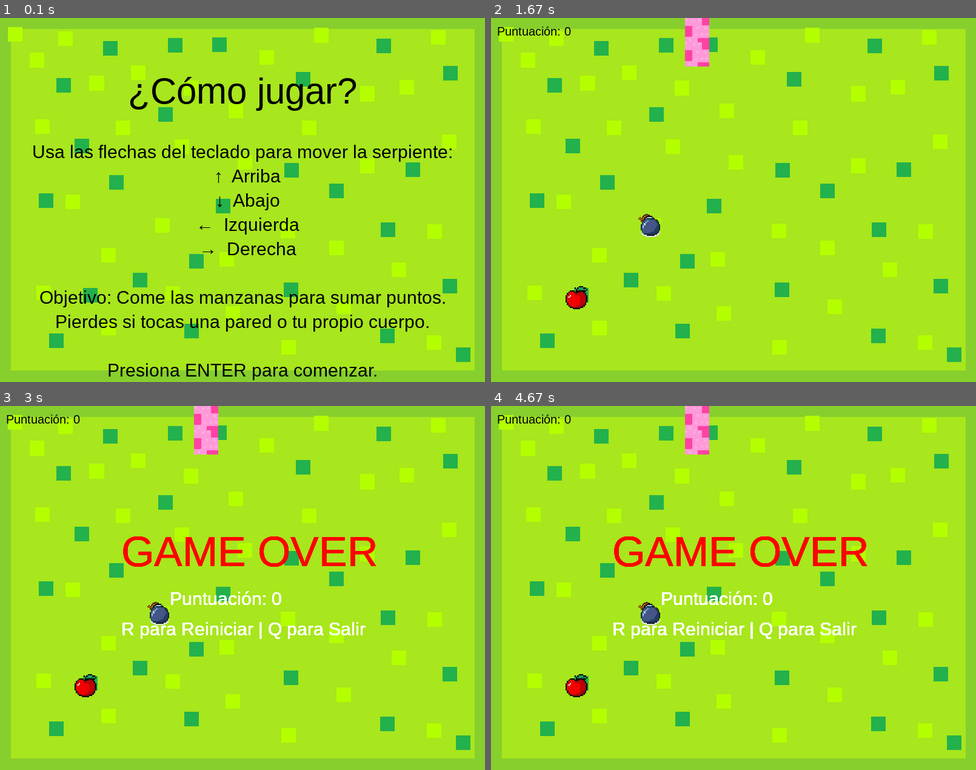
Above: before the commit, frames 1-4 (two rows, left to right).
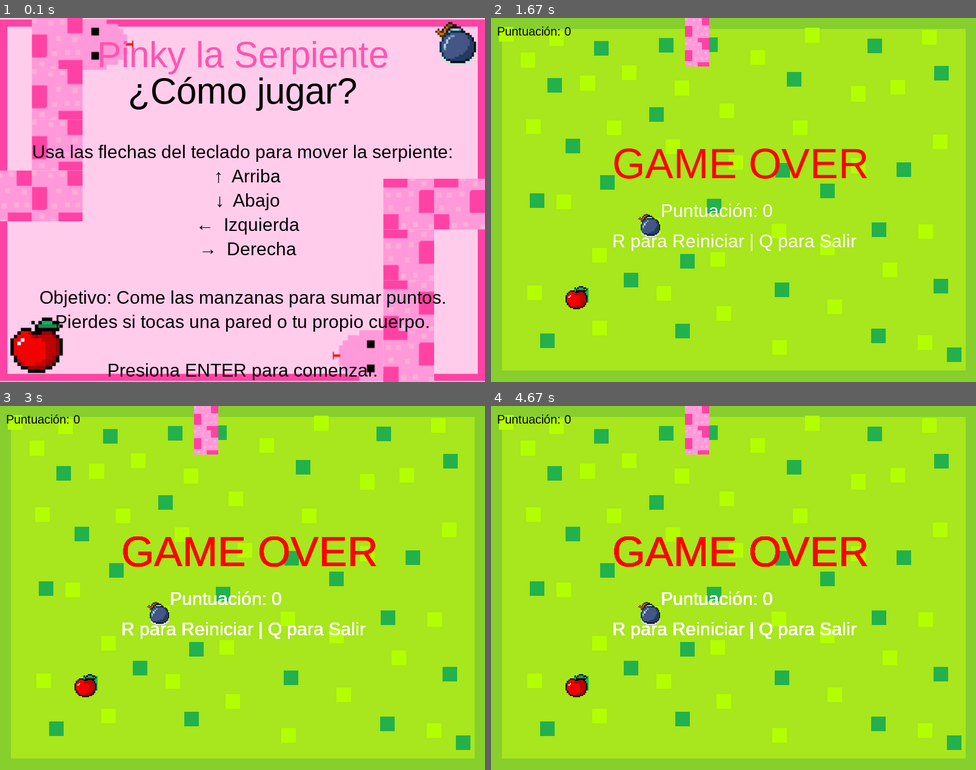
Above: after the commit, the same moments.

Repository: yuriangelperez/Proyecto-pygame-Snike
Game: pygame game, started from main.py
The game is run twice, just before and just after one commit, with the same random seed, the same clock (stepped at 60 frames per second) and the same inputs.
Inputs:
- Up to frame 1 (0.1 s): no input
- Up to frame 2 (1.67 s): tap Enter at 0.33 s; hold Right 0.67-1.13 s; hold Up 1.17-1.63 s
- Up to frame 3 (3 s): no input
- Up to frame 4 (4.67 s): no input

The runs differ from the first frame. In frame 1, 97% of the frame differs, in the area x 0-100%, y 0-100%; in frame 2, 2.4%; in frame 3, less than 0.1%; in frame 4, less than 0.1%.

Commit message:
Se cambia el fondo del inicio del juego

Diff:
--- a/guia.py
+++ b/guia.py
@@ -9,11 +9,12 @@
 BLANCO = (255, 255, 255)
 NEGRO = (0, 0, 0)
 VERDE = (0, 255, 0)
+FUKSIA =  (255, 84, 175)
 
 pantalla = pygame.display.set_mode((ANCHO, ALTURA))
-pygame.display.set_caption("Guía del Juego - Serpiente")
+pygame.display.set_caption("Guía del Juego - Pinky la Serpiente")
 
-fondo = pygame.image.load("data/imagen/fondo.png").convert()
+fondo = pygame.image.load("data/imagen/fondo_start.png").convert()
 fondo = pygame.transform.scale(fondo, (ANCHO, ALTURA))
 
 fuente_titulo = pygame.font.SysFont("Arial", 60)
@@ -36,6 +37,11 @@
                     sys.exit()
 
         pantalla.blit(fondo, (0, 0))
+
+        # Nombre del juego
+        nombre_juego = fuente_titulo.render("Pinky la Serpiente", True, FUKSIA)
+        rect_nombre = nombre_juego.get_rect(center=(ANCHO // 2, 60))
+        pantalla.blit(nombre_juego, rect_nombre)
 
         # Título
         titulo = fuente_titulo.render("¿Cómo jugar?", True, NEGRO)
--- a/main.py
+++ b/main.py
@@ -12,9 +12,9 @@
 #3 eventos ( que se mueva o salte )
 # colision
 
-# ============================
-#   JUEGO DE SERPIENTE
-# ============================
+# =================================
+#   JUEGO DE PINKY LA  SERPIENTE
+# =================================
 
 import pygame
 import sys
@@ -28,7 +28,7 @@
 ANCHO = 800 # ancho de la ventana
 ALTURA = 600 # altura de la ventana
 TAMAÑO_BLOQUE = 40 # tamaño de cada bloque de la serpiente y manzana
-VELOCIDAD_JUEGO = 5 # velocidad del juego (mayor es más rápido)
+VELOCIDAD_JUEGO = 6 # velocidad del juego (mayor es más rápido)
 
 # Colores
 NEGRO = (0, 0, 0)
@@ -38,7 +38,7 @@
 
 # Pantalla
 pantalla = pygame.display.set_mode((ANCHO, ALTURA)) # crear ventana
-pygame.display.set_caption("Juego Clásico - Serpiente") # título de la ventana
+pygame.display.set_caption("Pinky la Serpiente") # título de la ventana
 
 clock = pygame.time.Clock() # reloj para controlar FPS
 fuente_game_over = pygame.font.SysFont('Arial', 70) # fuente para "Game Over"
Binary file added: data/imagen/fondo_start.png
